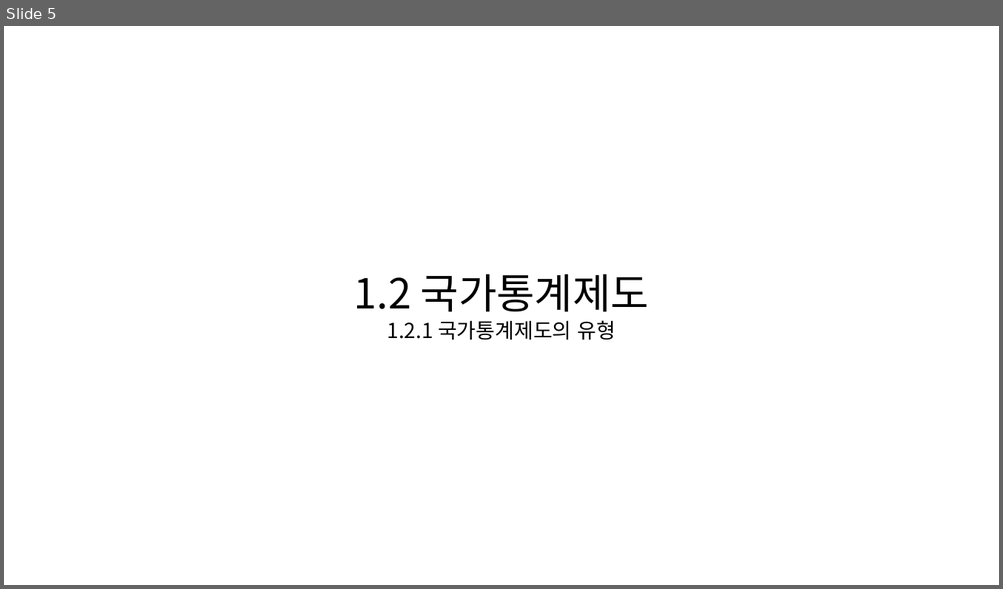
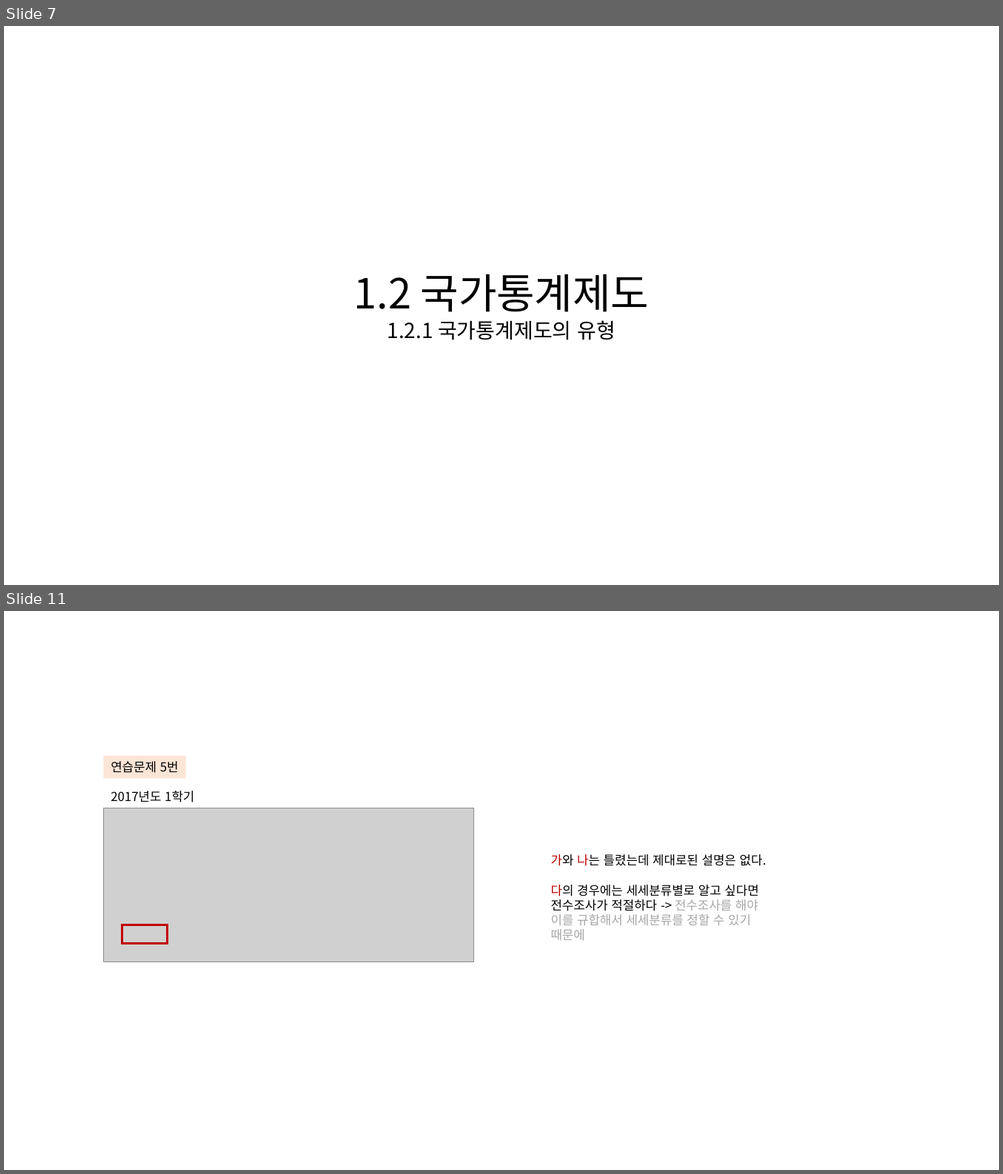
Before and after one commit to KNOU-STUDY/KNOU-UNDERSTANDING-NATIONAL-STATISTICS, a slide deck: previous_question/1장-국가통계제도.pptx. Shown one above the other, each under a label of ours: slide 5 before the commit, slides 7 and 11 after it; the slides between them are not shown. The pictures are 1003x589 and 1003x1174 pixels, drawn with LibreOffice and Linux fonts; fonts in the diff are those of the drawing; grey boxes stand for pictures. Boxes give left, top, right and bottom in pixels: in the first picture for what was removed or moved away, otherwise in the second. Text is boxed around its words. In the diff, an @@ line names an element or a change of style, - is before the commit and + after.

```diff
--- a/previous_question/1장-국가통계제도.pptx
+++ b/previous_question/1장-국가통계제도.pptx
@@ slide 11 added at [4, 611, 999, 1170], background #FFFFFF @@
@@ rectangle added at [103, 756, 185, 778], fill #FBE5D6, 12 pt, text #000000 @@
+연습문제 5번
@@ picture added at [103, 808, 473, 962] @@
@@ text added at [111, 791, 194, 803], 12 pt, text #000000 @@
+2017년도 1학기
@@ text added at [551, 854, 766, 940], 12 pt, text #000000 @@
+가와 나는 틀렸는데 제대로된 설명은 없다.
+다의 경우에는 세세분류별로 알고 싶다면 전수조사가 적절하다 -> 전수조사를 해야 이를 규합해서 세세분류를 정할 수 있기 때문에
@@ rectangle added at [122, 925, 168, 944], outline #C00000 2 pt @@
@@ what was slide 5 is now slide 7 @@
```
Also in this commit, not shown: 1 slide changed, 10 other slides added.
